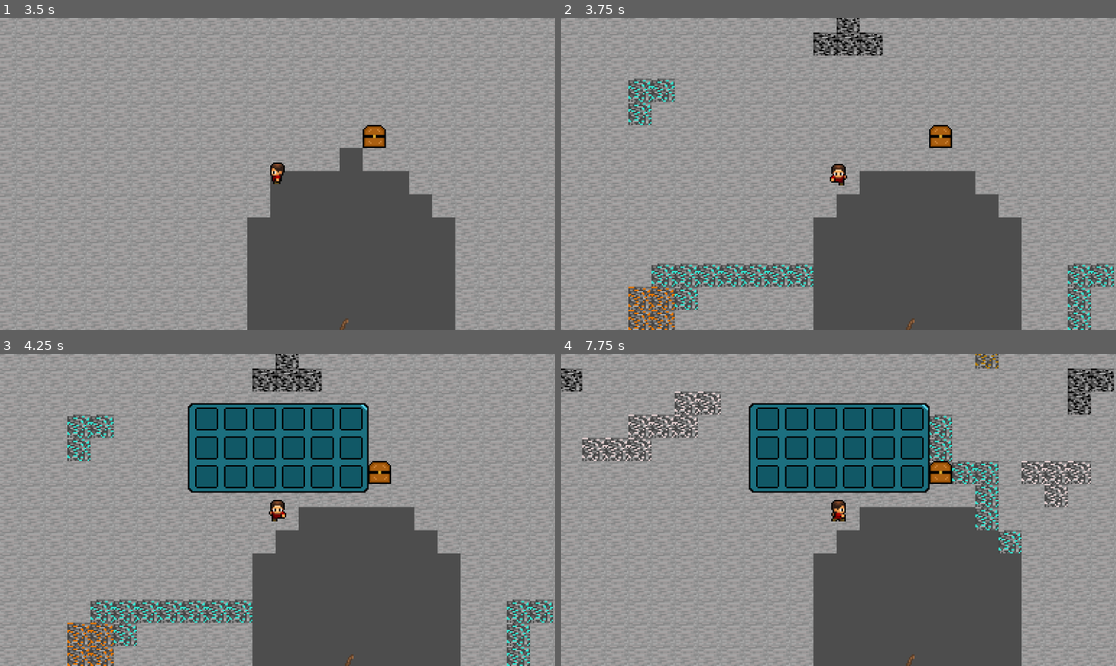
Above: before the commit, frames 1-4 (two rows, left to right).
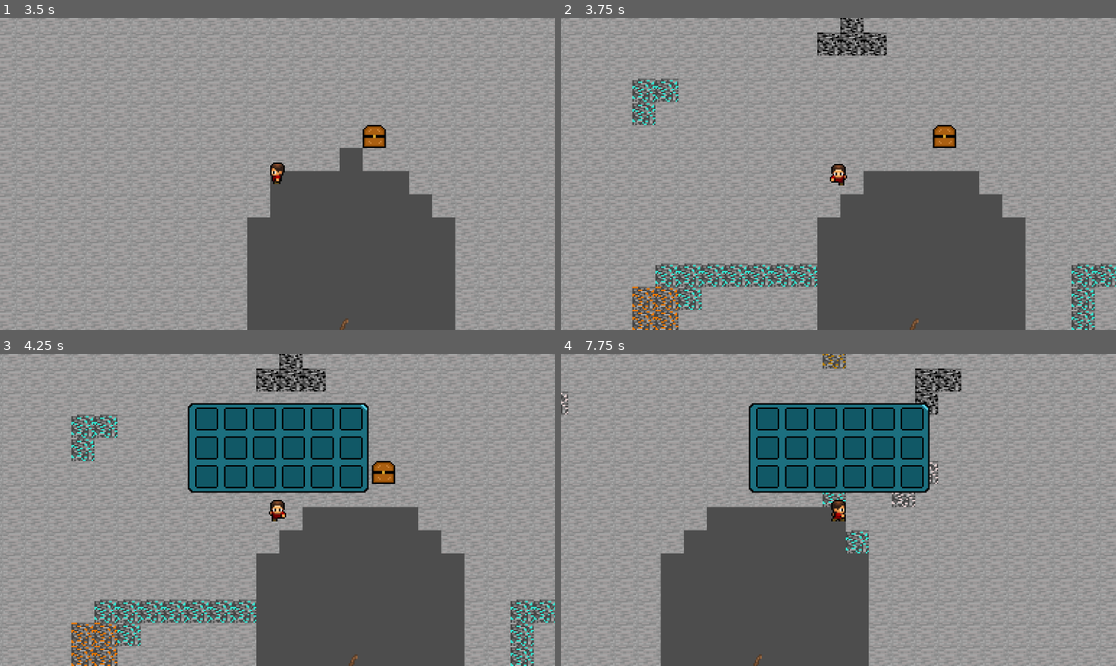
Above: after the commit, the same moments.

Repository: CaveManProject/Project_CaveMan
Game: Godot game, scene res://scene/world.tscn
The game is run twice, just before and just after one commit, with the same random seed, the same clock (stepped at 60 frames per second) and the same inputs.
Inputs:
- Up to frame 1 (3.5 s): hold W (up) 0.53-2.03 s; tap E (e) at 0.6, 1.55, 2.1, 3.05 s; tap I (i) at 0.8, 1.35, 2.3, 2.85 s; tap Enter at 2 s; hold A (left) from 2.03 s (still down)
- Up to frame 2 (3.75 s): tap Space (space) at 3.5, 3.6 s; release A (left) at 3.53 s; hold S (down) from 3.53 s (still down)
- Up to frame 3 (4.25 s): keep holding S (down); tap I (i) at 3.8 s
- Up to frame 4 (7.75 s): release S (down) at 4.28 s; hold D (right) 4.28-5.03 s; tap E (e) at 4.35, 5.85, 7.55 s; hold W (up) 5.03-5.78 s; tap I (i) at 5.1, 6.6 s; hold D (right) from 5.78 s (still down); tap Space (space) at 7.35 s

Frame 1 is identical in both runs. In frame 2, 12% of the frame differs, in the area x 0-100%, y 0-100%; in frame 3, 11%; in frame 4, 41%.

Commit message:
:bug: fix missing collision boxes

Diff:
--- a/Game/scene/world.tscn
+++ b/Game/scene/world.tscn
@@ -35,6 +35,7 @@
 3:0/0 = 0
 3:0/0/physics_layer_0/linear_velocity = Vector2(0, 0)
 3:0/0/physics_layer_0/angular_velocity = 0.0
+3:0/0/physics_layer_0/polygon_0/points = PackedVector2Array(-8, -8, 8, -8, 8, 8, -8, 8)
 0:1/0 = 0
 0:1/0/physics_layer_0/linear_velocity = Vector2(0, 0)
 0:1/0/physics_layer_0/angular_velocity = 0.0
@@ -42,6 +43,7 @@
 1:1/0 = 0
 1:1/0/physics_layer_0/linear_velocity = Vector2(0, 0)
 1:1/0/physics_layer_0/angular_velocity = 0.0
+1:1/0/physics_layer_0/polygon_0/points = PackedVector2Array(-8, -8, 8, -8, 8, 8, -8, 8)
 2:1/0 = 0
 2:1/0/physics_layer_0/linear_velocity = Vector2(0, 0)
 2:1/0/physics_layer_0/angular_velocity = 0.0
@@ -53,9 +55,11 @@
 0:2/0 = 0
 0:2/0/physics_layer_0/linear_velocity = Vector2(0, 0)
 0:2/0/physics_layer_0/angular_velocity = 0.0
+0:2/0/physics_layer_0/polygon_0/points = PackedVector2Array(-8, -8, 8, -8, 8, 8, -8, 8)
 1:2/0 = 0
 1:2/0/physics_layer_0/linear_velocity = Vector2(0, 0)
 1:2/0/physics_layer_0/angular_velocity = 0.0
+1:2/0/physics_layer_0/polygon_0/points = PackedVector2Array(-8, -8, 8, -8, 8, 8, -8, 8)
 2:2/0 = 0
 2:2/0/physics_layer_0/linear_velocity = Vector2(0, 0)
 2:2/0/physics_layer_0/angular_velocity = 0.0
@@ -63,12 +67,15 @@
 3:2/0 = 0
 3:2/0/physics_layer_0/linear_velocity = Vector2(0, 0)
 3:2/0/physics_layer_0/angular_velocity = 0.0
+3:2/0/physics_layer_0/polygon_0/points = PackedVector2Array(-8, -8, 8, -8, 8, 8, -8, 8)
 0:3/0 = 0
 0:3/0/physics_layer_0/linear_velocity = Vector2(0, 0)
 0:3/0/physics_layer_0/angular_velocity = 0.0
+0:3/0/physics_layer_0/polygon_0/points = PackedVector2Array(-8, -8, 8, -8, 8, 8, -8, 8)
 1:3/0 = 0
 1:3/0/physics_layer_0/linear_velocity = Vector2(0, 0)
 1:3/0/physics_layer_0/angular_velocity = 0.0
+1:3/0/physics_layer_0/polygon_0/points = PackedVector2Array(-8, -8, 8, -8, 8, 8, -8, 8)
 
 [sub_resource type="TileSetAtlasSource" id="TileSetAtlasSource_xwo4y"]
 texture = ExtResource("3_5c04f")
